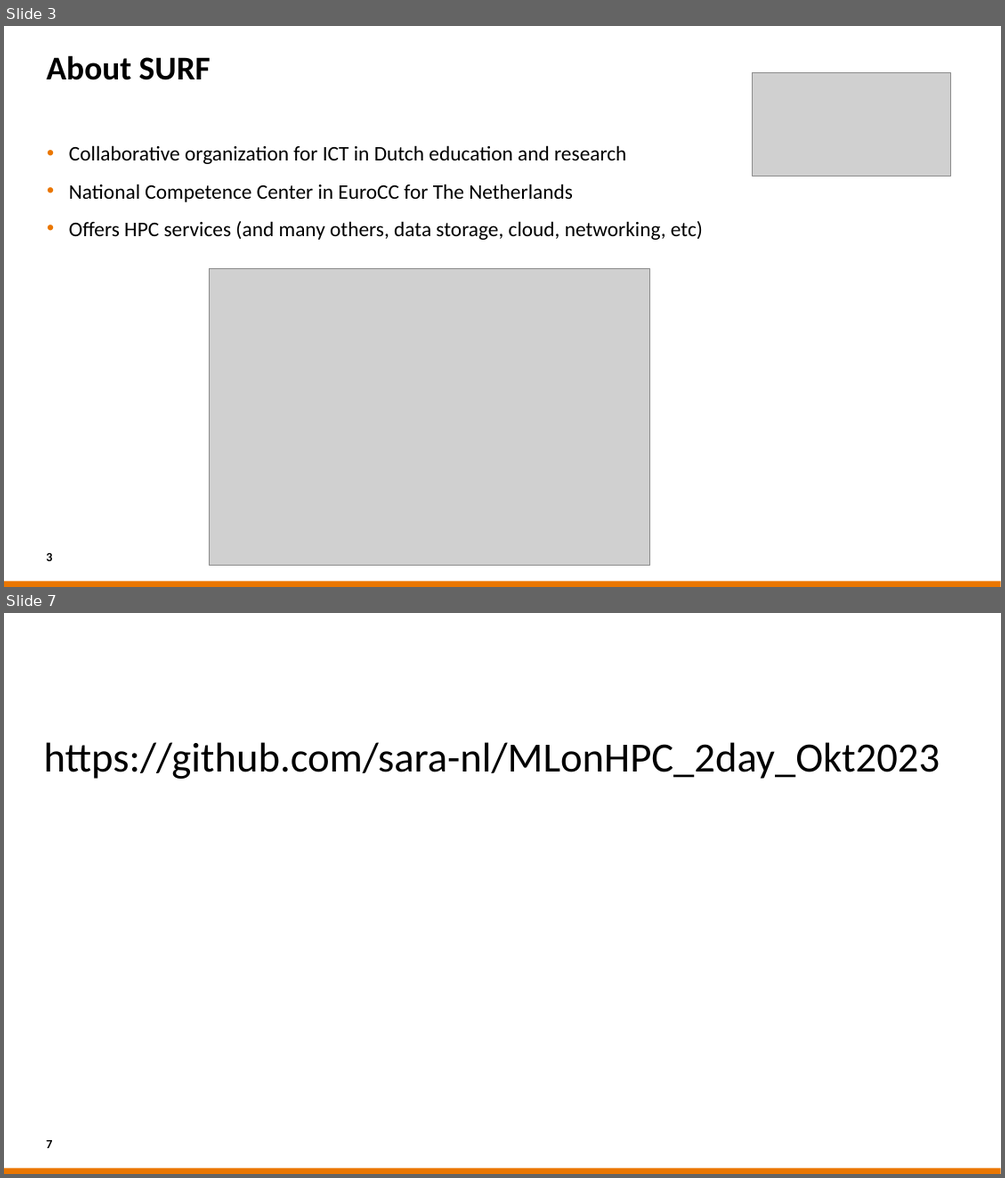
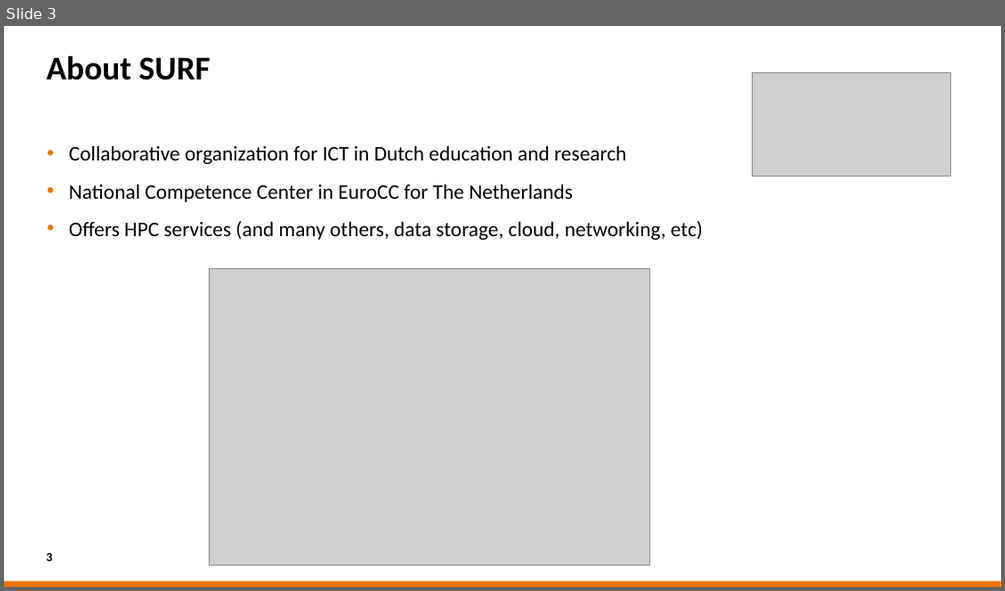
Before and after one commit to sara-nl/HPML-course-materials, a slide deck: Day1/slides/EuroHPC_HPML_welcome.pptx. Shown one above the other, each under a label of ours: slides 3 and 7 before the commit, slide 3 after it; the slides between them are not shown. The pictures are 1005x1178 and 1005x591 pixels, drawn with LibreOffice and Linux fonts; fonts in the diff are those of the drawing; grey boxes stand for pictures; background and template pictures are left out. Boxes give left, top, right and bottom in pixels: in the first picture for what was removed or moved away, otherwise in the second. Text is boxed around its words. In the diff, an @@ line names an element or a change of style, - is before the commit and + after.

```diff
--- a/Day1/slides/EuroHPC_HPML_welcome.pptx
+++ b/Day1/slides/EuroHPC_HPML_welcome.pptx
@@ slide 7 removed at [4,613,1001,1174], background #FFFFFF; not listed: 1 template element that a slide beside it also shows @@
@@ text removed at [44,742,940,779] @@
-https://github.com/sara-nl/MLonHPC_2day_Okt2023
@@ page number removed at [46,1140,52,1148] @@
-7
```
Also in this commit, not shown: 4 slides changed, 1 slide added, 2 other slides removed, 1 other file.
